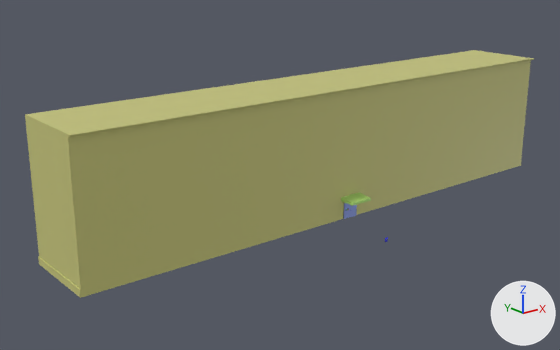
Renders of the Blender file testing/MapTest/models/house1.blend from each side of a commit.
Rendered twice from a 50 mm camera at (-62.2, -69.2, 33.1) aimed at (-7.0, -0.2, 5.6). Arrows for +X, +Y and +Z are at lower right; the lights stay in place.

The first picture shows 'main.001'.
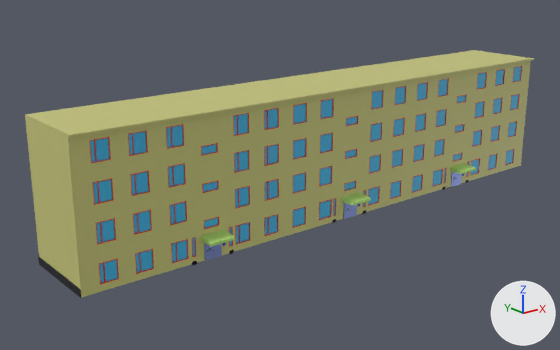
Where the newer file only moved an object's origin or applied its transform, the numbers keep the older frame.

Where the change shows, as pixel boxes (x1, y1, x2, y2) in the pictures (560 x 350 px):
```json
{"object": "main.001", "change": "recoloured, surface changed, reshaped", "before": [25, 50, 534, 298], "after": [25, 50, 534, 298]}
{"object": "Entrance1", "change": "added", "after": [200, 230, 235, 261]}
{"object": "Entrance3", "change": "added", "after": [450, 163, 476, 187]}
{"part": 1, "of": "me_cube_001", "change": "built on", "before": [67, 58, 534, 298], "on screen": "yellow"}
{"part": 2, "of": "me_cube_001", "change": "recoloured", "before": [38, 256, 80, 297]}
```

The change, as JSON lines over the scene's bpy script:
```json
{"op": "set", "path": "mat_glass.base_color", "old": "(0.163, 0.17, 0.8)", "new": "(0.0459, 0.476, 0.8)", "note": "blue #7073e7 -> cyan #3cb7e7"}
{"op": "remove", "block": "mat_glass", "code": "mat_glass.transmission_weight = 1.0"}
{"op": "add", "block": "mat_wooden", "code": ["mat_wooden = principled_material('wooden')", "mat_wooden.base_color = (0.8, 0.0364, 0.0)  # orange #e73600"]}
{"op": "add", "block": "mat_dark_black", "code": ["mat_dark_black = principled_material('dark black')", "mat_dark_black.base_color = (0.00513, 0.00447, 0.01)  # black #100e19"]}
{"op": "add", "block": "mat_steel", "code": ["mat_steel = principled_material('steel')", "mat_steel.base_color = (0.00733, 0.00446, 0.022)  # black #150e29"]}
{"block": "me_cube_001", "where": "# used by ob_main_001; location = (0.0, 0.0, 0.0)"}
{"op": "remove", "block": "me_cube_001", "code": "me_cube_001.from_pydata(...)  # 50 vertices, 43 faces; spans x -35.1..35.1, y -5.5..5.1, z 0.0..16.0"}
{"op": "add", "block": "me_cube_001", "code": "me_cube_001.from_pydata(...)  # 2679 vertices, 2107 faces, 5 loose edges; spans x -36.0..35.1, y -5.5..5.1, z -0.1..16.0"}
{"block": "me_cube_001", "change": "me_cube_001 part 1: 20 vertices removed from x -35.0..35.0, y -5.5..5.0, z 0.0..16.0; 2649 vertices added at x -36.0..35.0, y -5.5..5.0, z -0.1..16.0"}
{"block": "me_cube_001", "change": "me_cube_001 part 2: 5 faces spanning x -35.1..35.1, y -5.0..5.1, z 0.0..0.9 switch from mat_main (yellow #cac97c) to mat_dark_black (black #100e19)"}
{"op": "add", "block": "me_cube_001", "code": "me_cube_001.materials.append(mat_glass)  # cyan #3cb7e7"}
{"op": "add", "block": "me_cube_001", "code": "me_cube_001.materials.append(mat_steel)  # black #150e29"}
{"op": "add", "block": "col_entrance2", "code": ["col_entrance2 = bpy.data.collections.new('Entrance2')", "col_entrance2.objects.link(ob_canopy)", "col_entrance2.objects.link(ob_main_body)", "col_entrance2.objects.link(ob_screen)", "col_entrance2.objects.link(ob_key_scanner)", "col_entrance2.objects.link(ob_button1)", "col_entrance2.objects.link(ob_button2)", "col_entrance2.objects.link(ob_button3)", "col_entrance2.objects.link(ob_button4)", "col_entrance2.objects.link(ob_button5)", "col_entrance2.objects.link(ob_button6)", "col_entrance2.objects.link(ob_button7)", "col_entrance2.objects.link(ob_button8)", "col_entrance2.objects.link(ob_button9)", "col_entrance2.objects.link(ob_buttonb)", "col_entrance2.objects.link(ob_button0)", "col_entrance2.objects.link(ob_buttonc)", "col_entrance2.objects.link(ob_left_door)", "col_entrance2.objects.link(ob_right_door)", "col_entrance2.objects.link(ob_handle)", "col_entrance2.objects.link(ob_mailbox)"]}
{"op": "add", "block": "ob_main_001", "code": "ob_main_001.material_slots[2].link = 'OBJECT'; ob_main_001.material_slots[2].material = mat_wooden  # orange #e73600"}
{"op": "add", "block": "ob_entrance3", "code": ["ob_entrance3 = bpy.data.objects.new('Entrance3', None)", "ob_entrance3.location = (20.0, 0.0, 0.0)", "ob_entrance3.instance_type = 'COLLECTION'", "ob_entrance3.instance_collection = col_entrance2"]}
{"op": "add", "block": "ob_entrance1", "code": ["ob_entrance1 = bpy.data.objects.new('Entrance1', None)", "ob_entrance1.location = (-20.0, 0.0, 0.0)", "ob_entrance1.instance_type = 'COLLECTION'", "ob_entrance1.instance_collection = col_entrance2"]}
```
